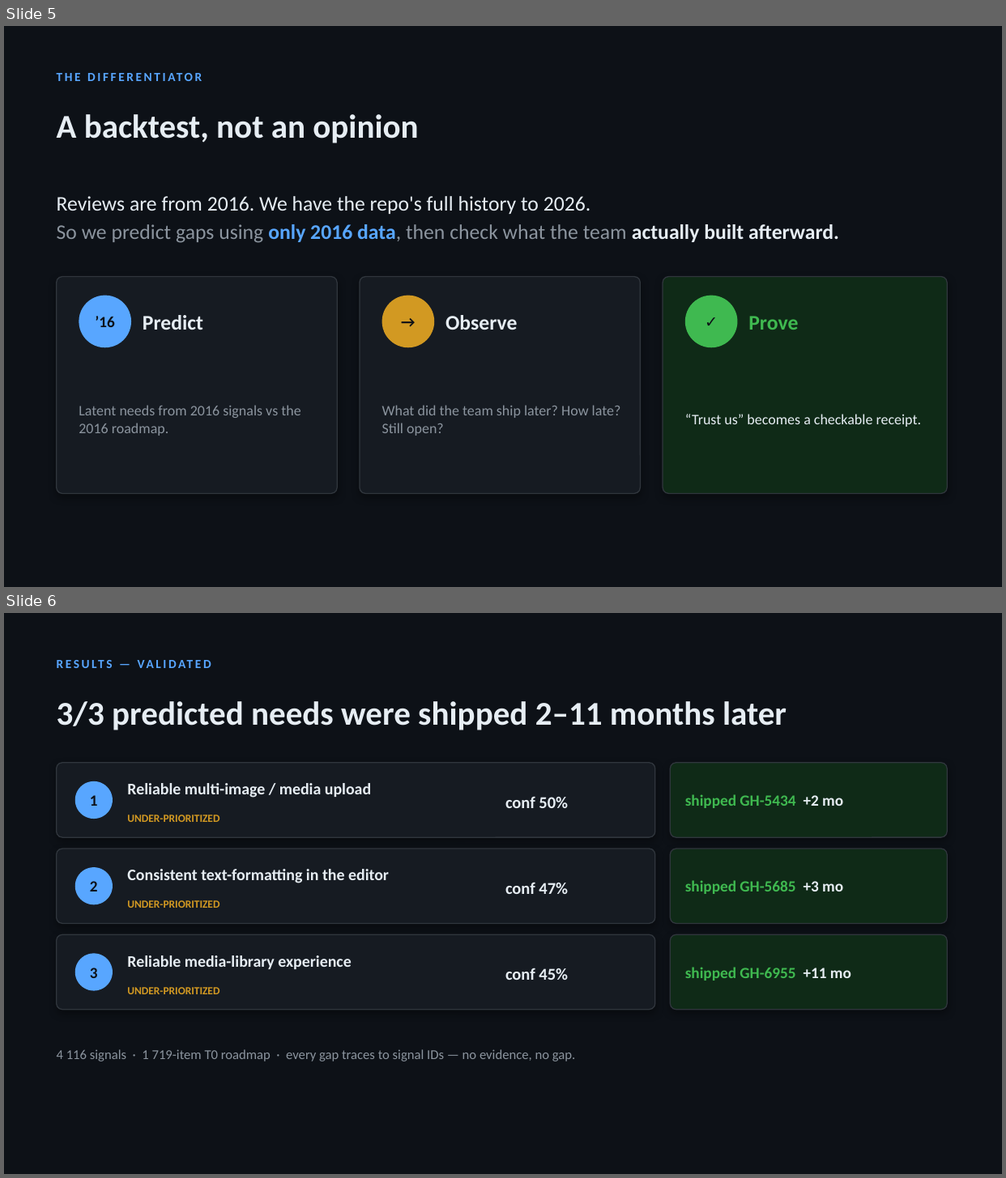
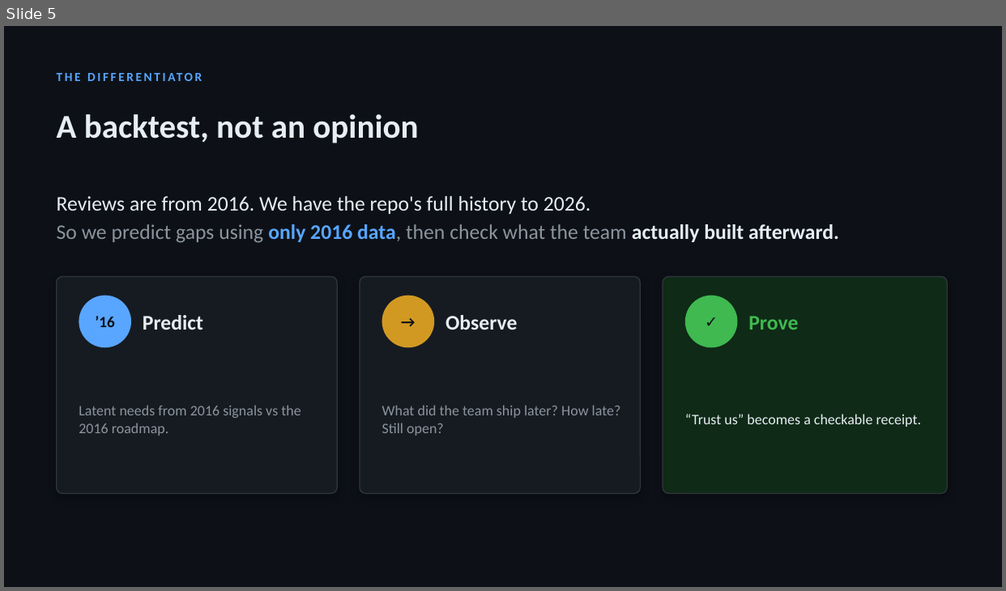
Before and after one commit to Nlbo/s-s-s--f-i-r-e-c-o-d-e, a slide deck: docs/Silent_Stakeholder_Pitch.pptx. Shown one above the other, each under a label of ours: slides 5 and 6 before the commit, slide 5 after it. The pictures are 1006x1178 and 1006x591 pixels, drawn with LibreOffice and Linux fonts; fonts in the diff are those of the drawing. Boxes give left, top, right and bottom in pixels: in the first picture for what was removed or moved away, otherwise in the second. Text is boxed around its words. In the diff, an @@ line names an element or a change of style, - is before the commit and + after.

```diff
--- a/docs/Silent_Stakeholder_Pitch.pptx
+++ b/docs/Silent_Stakeholder_Pitch.pptx
@@ slide 6 removed at bbox=[4, 613, 1002, 1174], background #0D1117 @@
@@ text removed at bbox=[57, 650, 955, 677] @@
-RESULTS — VALIDATED
@@ text removed at bbox=[57, 701, 786, 730] @@
-3/3 predicted needs were shipped 2–11 months later
@@ rounded rectangle removed at bbox=[57, 763, 655, 837] @@
@@ ellipse removed at bbox=[75, 781, 113, 819] @@
@@ rounded rectangle removed at bbox=[671, 763, 948, 837] @@
@@ text removed at bbox=[90, 795, 98, 806] @@
-1
@@ text removed at bbox=[127, 783, 371, 798] @@
-Reliable multi-image / media upload
@@ text removed at bbox=[505, 796, 568, 808] @@
-conf 50%
@@ text removed at bbox=[685, 794, 843, 808] @@
-shipped GH-5434 +2 mo
@@ text removed at bbox=[127, 815, 219, 822] @@
-UNDER-PRIORITIZED
@@ rounded rectangle removed at bbox=[57, 849, 655, 924] @@
@@ rounded rectangle removed at bbox=[671, 849, 948, 924] @@
@@ ellipse removed at bbox=[75, 867, 113, 905] @@
@@ text removed at bbox=[127, 869, 389, 884] @@
-Consistent text-formatting in the editor
@@ text removed at bbox=[90, 881, 98, 892] @@
-2
@@ text removed at bbox=[127, 901, 219, 908] @@
-UNDER-PRIORITIZED
@@ text removed at bbox=[505, 882, 568, 894] @@
-conf 47%
@@ text removed at bbox=[685, 880, 843, 894] @@
-shipped GH-5685 +3 mo
@@ rounded rectangle removed at bbox=[57, 935, 655, 1010] @@
@@ rounded rectangle removed at bbox=[671, 935, 948, 1010] @@
@@ ellipse removed at bbox=[75, 954, 113, 991] @@
@@ text removed at bbox=[90, 968, 98, 978] @@
-3
@@ text removed at bbox=[127, 956, 351, 969] @@
-Reliable media-library experience
@@ text removed at bbox=[505, 968, 568, 980] @@
-conf 45%
@@ text removed at bbox=[685, 967, 851, 981] @@
-shipped GH-6955 +11 mo
@@ text removed at bbox=[127, 987, 219, 995] @@
-UNDER-PRIORITIZED
@@ text removed at bbox=[57, 1050, 575, 1062] @@
-4 116 signals · 1 719-item T0 roadmap · every gap traces to signal IDs — no evidence, no gap.
```
Also in this commit, not shown: 2 slides changed, 1 slide added, 9 other files.
